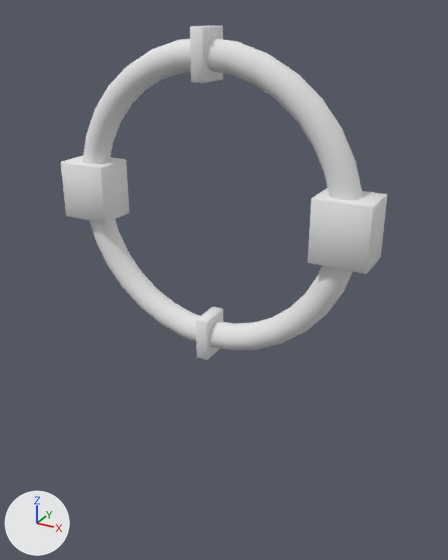
An edit to the OBJ model Assets/Game/Models/ring.obj, drawn before and after from the same camera.
Camera for both pictures: a camera (50 mm lens) standing at (2.11, -3.61, 1.27) and looking at (0.05, 0.13, -0.6). Lighting does not change. The marker at lower left points along +X, +Y and +Z. Where no turn or scale is listed for an object, it has been applied to the vertices.
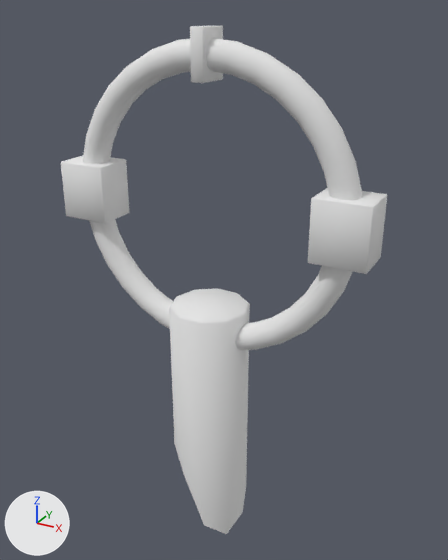
Location of each change, (x1, y1, x2, y2) in pixels of the pictures (448 x 560 px):
'Cylinder7', added: after (169, 288, 250, 534)
'Cube4_copy5', deleted: before (196, 307, 223, 360)

What the commit changed:
Mesh me_cylinder7 is new.
It has 30 vertices, 25 faces and spans x -0.3..0.3, y -0.29..0.29, z -2.75..-0.75.
It uses material mat_default (white #e7e7e7).
Object 'Cube4_copy5' (ob_cube4_copy5) is deleted.
Object 'Cylinder7' (ob_cylinder7) is new; it shows me_cylinder7.
Its location is (0.0, 0.0, 0.0).
